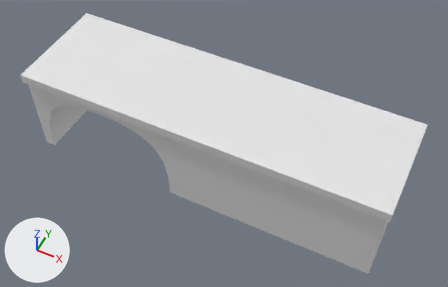
Two versions of the FBX model Assets/CLOVIS/table/TABLE_LOWX.fbx, one commit apart.
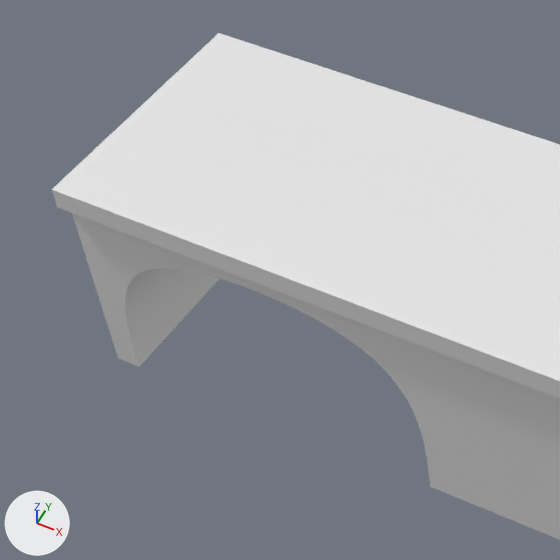
Each version is shown whole from a 50 mm camera at (1.61, -3.96, 4.18) aimed at (-0.1, -0.54, -0.1), then close up on the part from 0% to 49% of the width and 0% to 77% of the height. Every picture has the same lights, and +X, +Y and +Z are marked at lower left. Where no turn or scale is listed for an object, it has been applied to the vertices.

The scene before the commit, as lines of its bpy script (objects in view):
```python
me_mesh = bpy.data.meshes.new('Mesh')
me_mesh.from_pydata(...)  # 10242 vertices, 10240 faces; spans x -1.91..1.53, y -1.03..0.0, z -0.5..0.42
ob_table_low = bpy.data.objects.new('TABLE_LOW', me_mesh)
ob_table_low.location = (0.0, 0.0, 0.0)
```
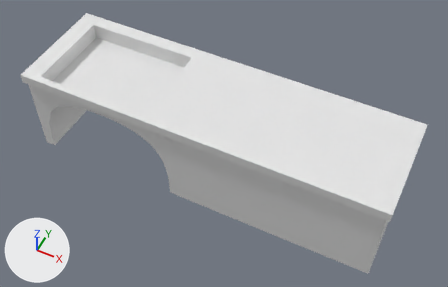
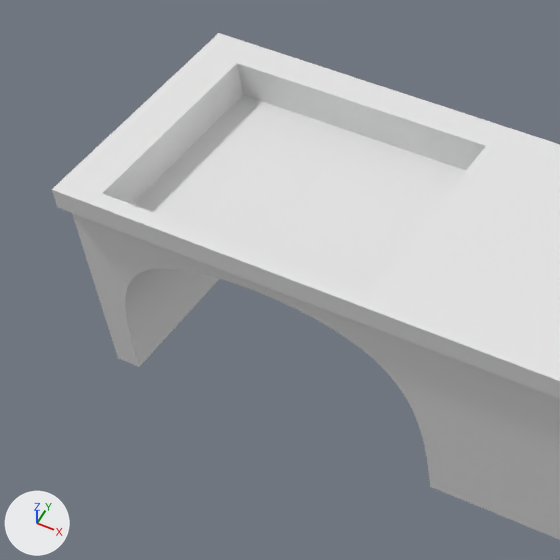
Patch to the scene script:
```diff
--- a/Assets/CLOVIS/table/TABLE_LOWX.fbx.py
+++ b/Assets/CLOVIS/table/TABLE_LOWX.fbx.py
@@ me_mesh @@
 # used by ob_table_low; location = (0.0, 0.0, 0.0)
-me_mesh.from_pydata(...)  # 10242 vertices, 10240 faces; spans x -1.91..1.53, y -1.03..0.0, z -0.5..0.42
+me_mesh.from_pydata(...)  # 10302 vertices, 10300 faces; spans x -1.91..1.53, y -1.03..0.0, z -0.5..0.42
+# me_mesh part 1
+# 4 vertices are removed from x -1.7..-0.73, y -0.9..-0.19, z 0.42
+# 75 faces are deleted
+# 34 vertices in x -1.67..-0.82, y -0.51..-0.19, z 0.42 move by (0.0, 0.06, -0.16)
+# 30 vertices in x -1.67..-0.82, y -0.9..-0.64, z 0.42 move by (0.0, -0.07, -0.16)
+# 28 vertices in x -1.0..-0.73, y -0.84..-0.26, z 0.42 move by (0.09, 0.0, -0.16)
+# 24 vertices in x -1.63..-0.91, y -0.84..-0.58, z 0.42 move by (0.0, -0.06, -0.16)
+# 20 vertices in x -1.63..-0.91, y -0.39..-0.26, z 0.42 move by (0.0, 0.07, -0.16)
+# 20 vertices in x -1.67..-0.82, y -0.84..-0.26, z 0.42 move by (0.0, 0.0, -0.16)
+# 32 vertices move from x -1.7..-1.08, y -0.84..-0.26, z 0.42 to x -1.73..-1.0, y -0.84..-0.26, z 0.26
+# 6 vertices are added at (-0.73, -0.19, 0.26), (-0.73, -0.9, 0.26), (-1.7, -0.19, 0.26), (-1.7, -0.9, 0.26), (-0.73, -0.26, 0.26), (-1.7, -0.26, 0.26)
+# 28 new vertices lie (0.0, -0.06, 0.0) away from vertices in x -1.7..-0.73, y -0.84..-0.19, z 0.42
+# 22 new vertices lie (0.0, -0.07, 0.0) away from vertices in x -1.73..-0.64, y -0.9..-0.26, z 0.26..0.42
+# 8 new vertices lie (0.0, 0.0, -0.16) away from vertices in x -1.73..-0.64, y -0.97..-0.13, z 0.42
+# 135 new faces join them
```

Location of each change, [x1, y1, x2, y2] in pixels of the close-ups (560 x 560 px):
part 1 of me_mesh, built on: [103, 63, 486, 292] in both
